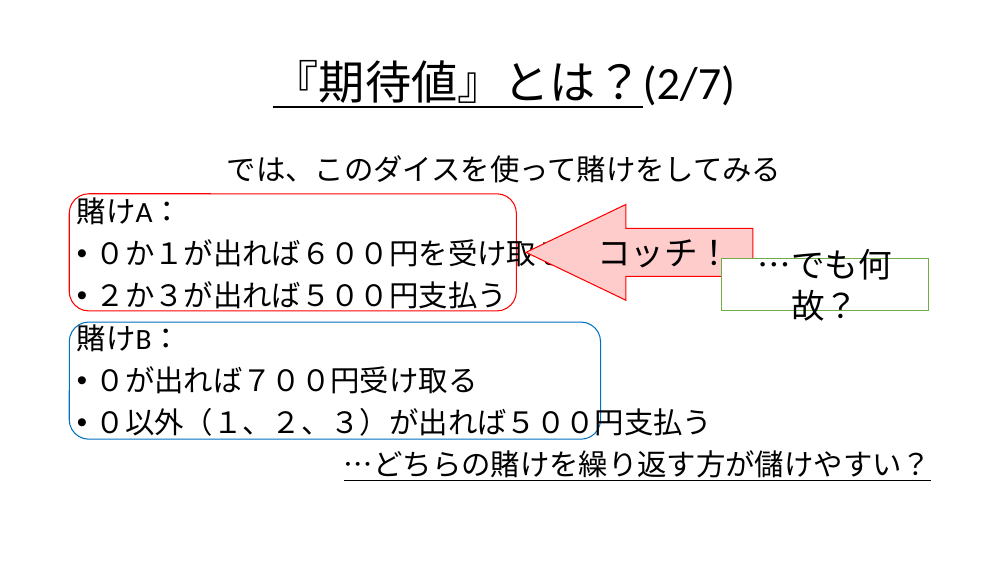
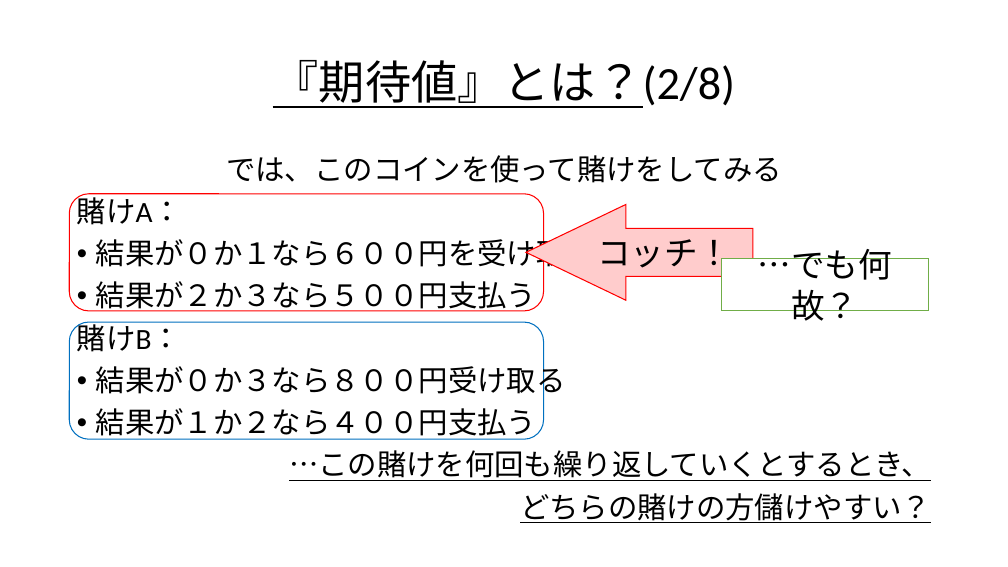
Before and after one commit to Ryo-KATAYAMA/Senior_Project, a slide deck: slide 10 of Chapter4_1.pptx (slide 6 before the commit). Drawn at 1008x567 pixels with LibreOffice and Linux fonts; fonts in the diff are those of the drawing. Boxes give left, top, right and bottom in pixels: in the first picture for what was removed or moved away, otherwise in the second. Text is boxed around its words. In the diff, an @@ line names an element or a change of style, - is before the commit and + after.

```diff
--- a/Chapter4_1.pptx
+++ b/Chapter4_1.pptx
@@ title at bbox=[273, 60, 736, 108]: text changed @@
-『期待値』とは？(2/7)
+『期待値』とは？(2/8)
@@ text at bbox=[226, 155, 782, 183]: text changed @@
-では、このダイスを使って賭けをしてみる
+では、このコインを使って賭けをしてみる
@@ rounded rectangle: place and size @@
-rounded rectangle at bbox=[70, 194, 516, 311]
+rounded rectangle at bbox=[70, 194, 544, 311]
@@ text at bbox=[96, 235, 595, 312]: text changed @@
-• ０か１が出れば６００円を受け取る
-• ２か３が出れば５００円支払う
+• 結果が０か１なら６００円を受け取る
+• 結果が２か３なら５００円支払う
@@ rounded rectangle: place and size @@
-rounded rectangle at bbox=[70, 322, 601, 439]
+rounded rectangle at bbox=[70, 322, 544, 439]
@@ text at bbox=[96, 361, 931, 523]: text changed @@
-• ０が出れば７００円受け取る
-• ０以外（１、２、３）が出れば５００円支払う
-…どちらの賭けを繰り返す方が儲けやすい？
+• 結果が０か３なら８００円受け取る
+• 結果が１か２なら４００円支払う
+…この賭けを何回も繰り返していくとするとき、
+どちらの賭けの方儲けやすい？
```
Also in this commit, not shown: 28 other slides changed, 12 slides added, 2 slides removed, 1 other file.
